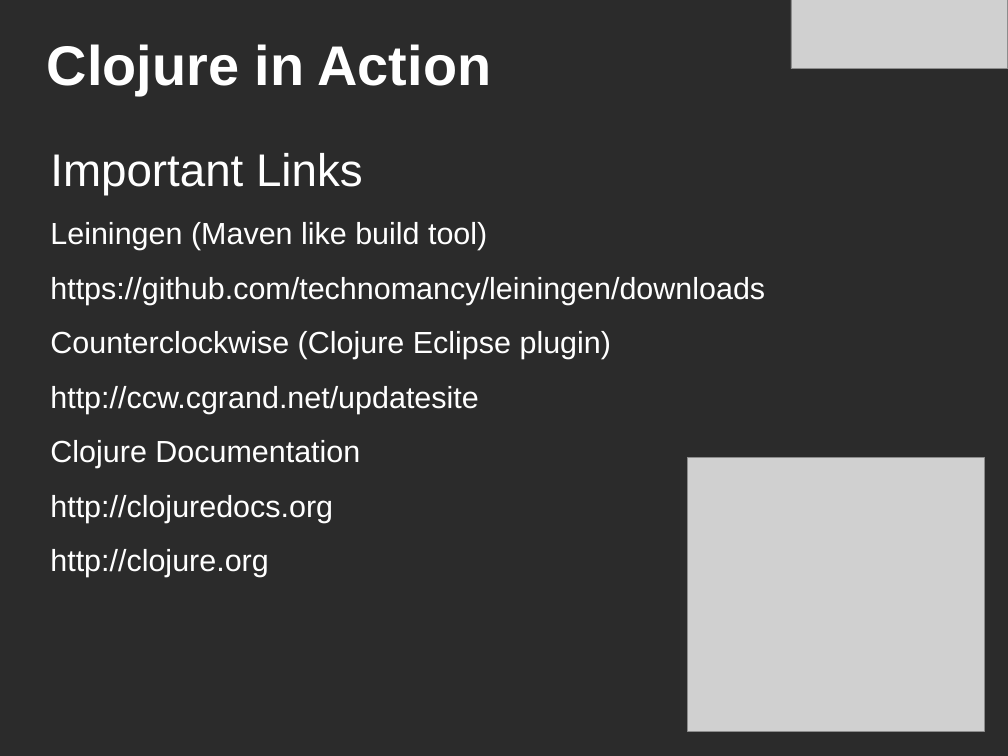
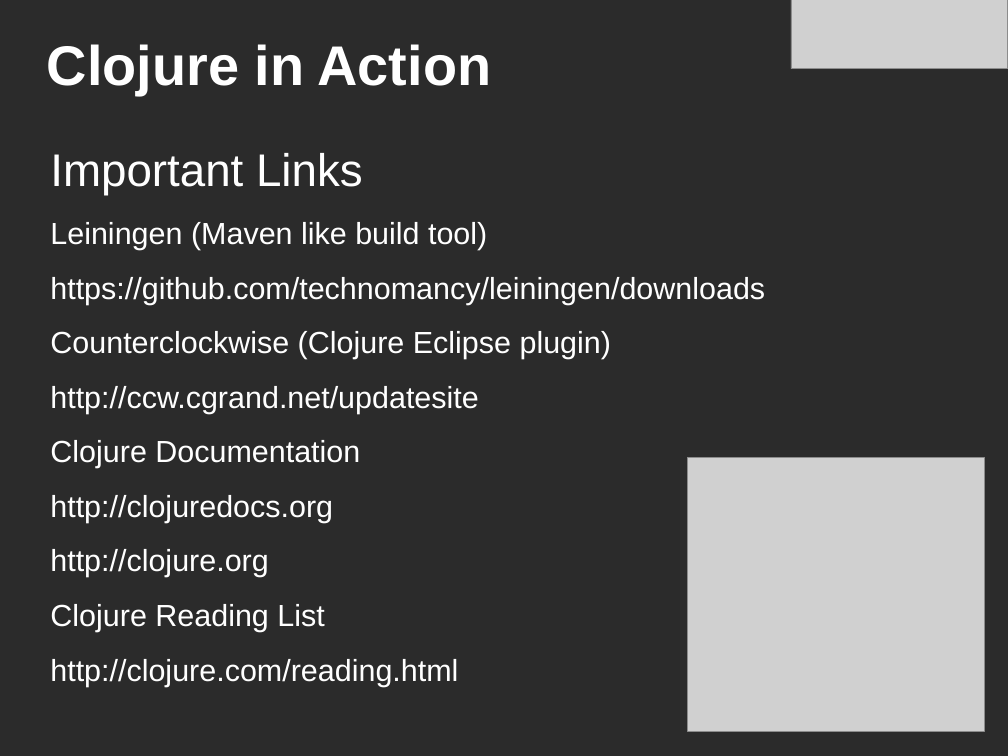
Before and after one commit to cincy-functional-programmers/cincyfp-presentations, a slide deck: slide 15 of jun-2011/clojure-in-action-cincyfp.odp. Drawn at 1008x756 pixels with LibreOffice and Linux fonts; fonts in the diff are those of the drawing; grey boxes stand for pictures; background and template pictures are left out; a plain dark background stands for a picture behind light text. Boxes give left, top, right and bottom in pixels: in the first picture for what was removed or moved away, otherwise in the second. Text is boxed around its words. In the diff, an @@ line names an element or a change of style, - is before the commit and + after.

Commit message:
Added the clojure/core reading list to the important links

```diff
--- a/jun-2011/clojure-in-action-cincyfp.odp
+++ b/jun-2011/clojure-in-action-cincyfp.odp
@@ text at box(50, 604, 458, 687): paragraphs added @@
+Clojure Reading List
+http://clojure.com/reading.html
```
Also in this commit, not shown: 1 other file.
